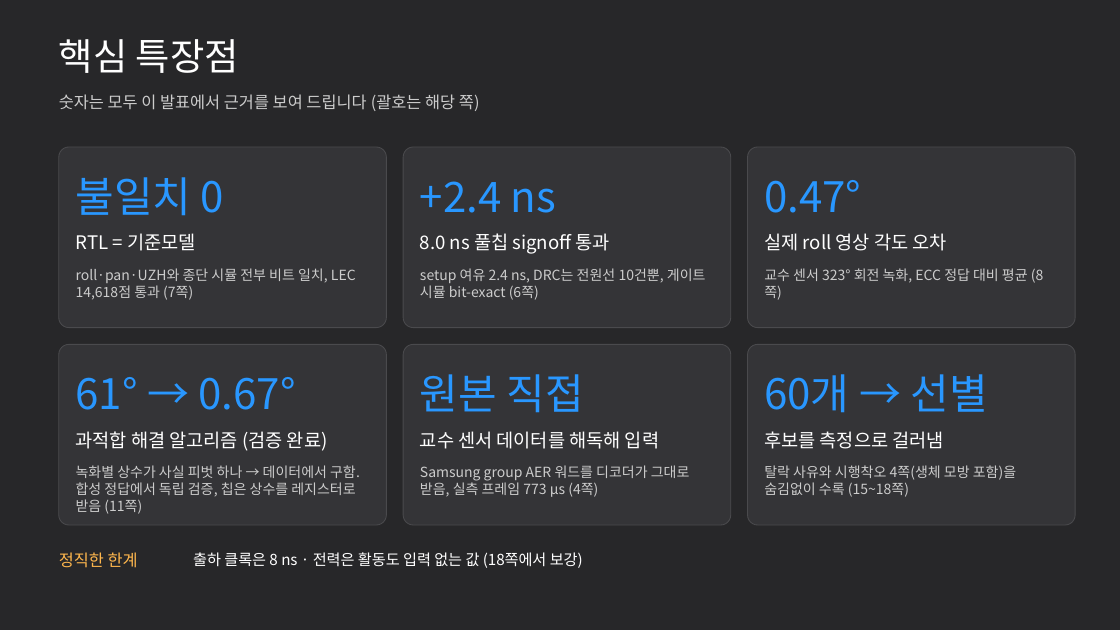
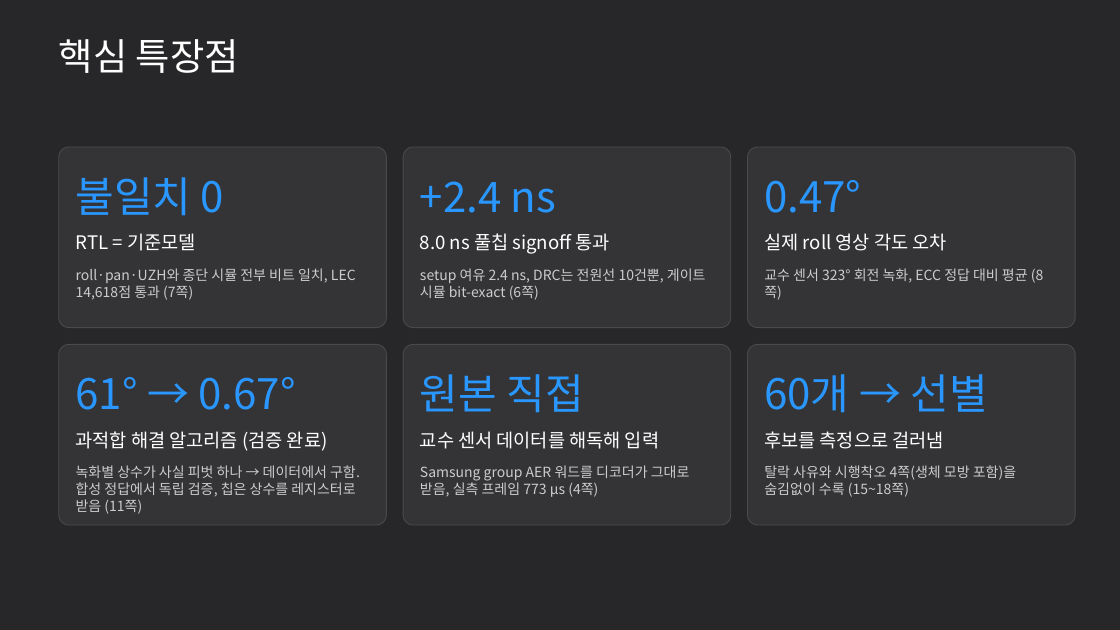
Before and after one commit to GangHeeJo/AI-SEMI, a slide deck: slide 2 of submission/REDRED_2차_발표자료_칩S.pptx. Drawn at 1120x630 pixels with LibreOffice and Linux fonts; fonts in the diff are those of the drawing. Boxes give left, top, right and bottom in pixels: in the first picture for what was removed or moved away, otherwise in the second. Text is boxed around its words. In the diff, an @@ line names an element or a change of style, - is before the commit and + after.

```diff
--- a/submission/REDRED_2차_발표자료_칩S.pptx
+++ b/submission/REDRED_2차_발표자료_칩S.pptx
@@ text removed at (59,94,480,111) @@
-숫자는 모두 이 발표에서 근거를 보여 드립니다 (괄호는 해당 쪽)
@@ text removed at (59,552,138,568) @@
-정직한 한계
@@ text removed at (193,552,583,568) @@
-출하 클록은 8 ns · 전력은 활동도 입력 없는 값 (18쪽에서 보강)
```
Also in this commit, not shown: 17 other slides changed, 4 other files.
